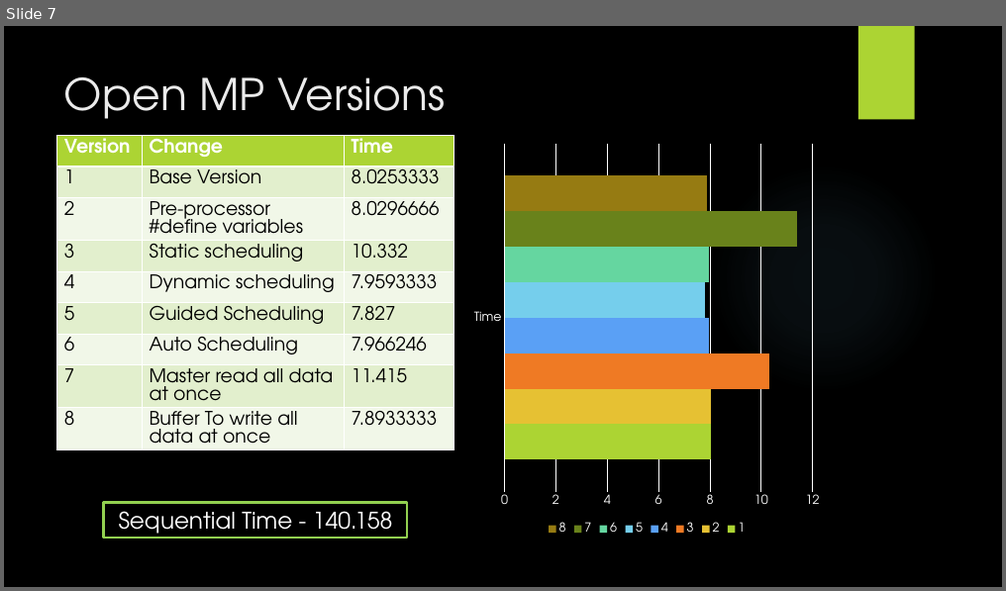
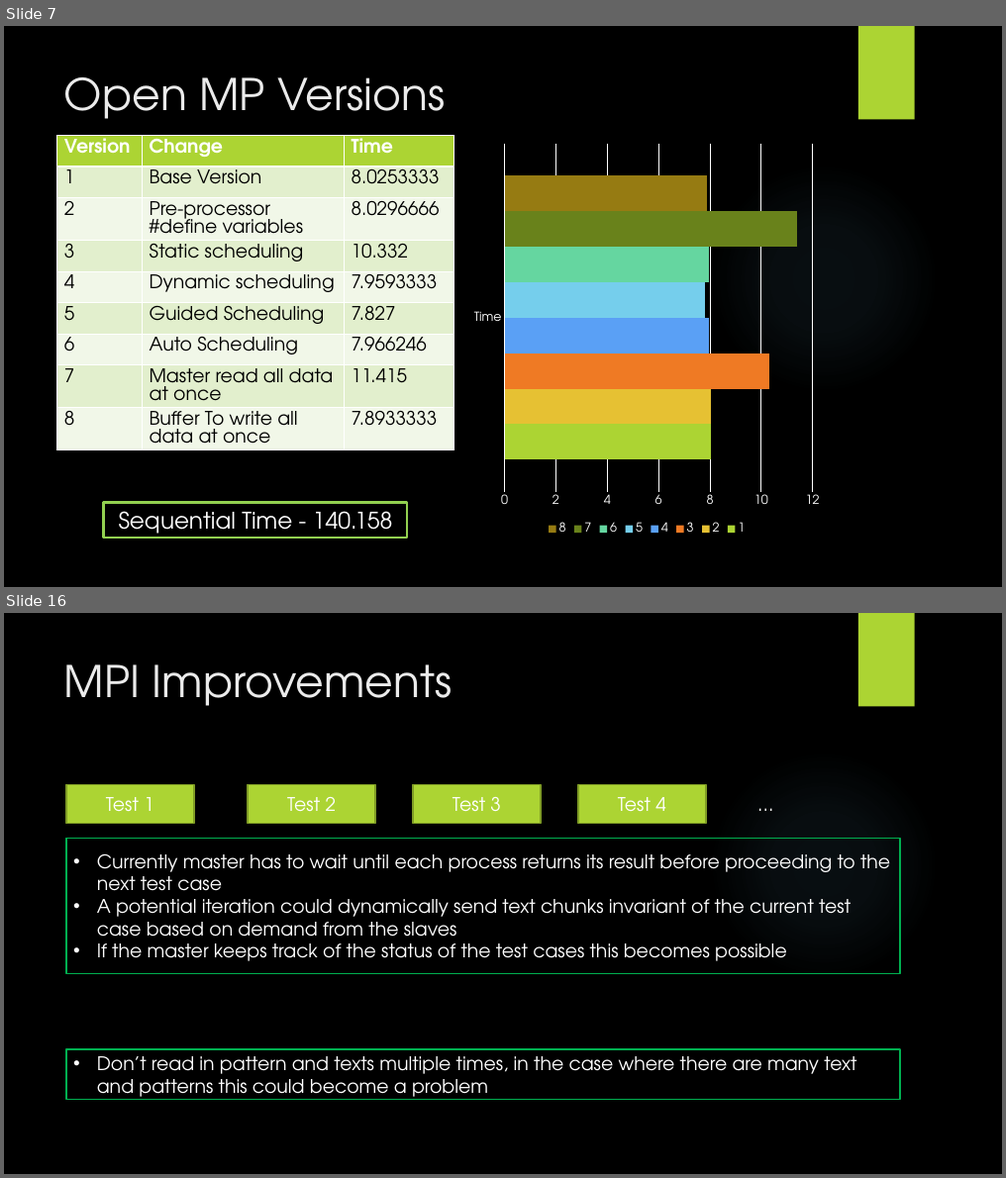
Before and after one commit to jordantoaster/Jordans-Repo, a slide deck: BestHPC/presentation.pptx. Shown one above the other, each under a label of ours: slide 7 before the commit, slides 7 and 16 after it; the slides between them are not shown. The pictures are 1006x591 and 1006x1178 pixels, drawn with LibreOffice and Linux fonts; fonts in the diff are those of the drawing; background and template pictures are left out. Boxes give left, top, right and bottom in pixels: in the first picture for what was removed or moved away, otherwise in the second. Text is boxed around its words. In the diff, an @@ line names an element or a change of style, - is before the commit and + after.

```diff
--- a/BestHPC/presentation.pptx
+++ b/BestHPC/presentation.pptx
@@ slide 16 added at <box>4,613,1002,1174</box>, background picture (left out); not listed: 2 template elements that a slide beside it also shows @@
@@ title added at <box>64,664,452,706</box>, 42 pt, text #EBEBEB @@
+MPI Improvements
@@ rectangle added at <box>66,784,194,823</box>, fill #ACD433, outline #7F9D26 1.5 pt, 18 pt, text #FFFFFF @@
+Test 1
@@ rectangle added at <box>248,784,375,823</box>, fill #ACD433, outline #7F9D26 1.5 pt, 18 pt, text #FFFFFF @@
+Test 2
@@ rectangle added at <box>413,784,541,823</box>, fill #ACD433, outline #7F9D26 1.5 pt, 18 pt, text #FFFFFF @@
+Test 3
@@ rectangle added at <box>578,784,706,823</box>, fill #ACD433, outline #7F9D26 1.5 pt, 18 pt, text #FFFFFF @@
+Test 4
@@ text added at <box>702,784,830,823</box>, 18 pt, text #FFFFFF @@
+…
@@ rectangle added at <box>66,839,900,974</box>, outline #00B050 1.5 pt, 18 pt, text #FFFFFF @@
+• Currently master has to wait until each process returns its result before proceeding to the next test case
+• A potential iteration could dynamically send text chunks invariant of the current test case based on demand from the slaves
+• If the master keeps track of the status of the test cases this becomes possible
@@ rectangle added at <box>66,1050,900,1100</box>, outline #00B050 1.5 pt, 18 pt, text #FFFFFF @@
+• Don’t read in pattern and texts multiple times, in the case where there are many text and patterns this could become a problem
```
Also in this commit, not shown: 2 slides changed, 8 other slides added, 3 slides removed, 2 other files.
